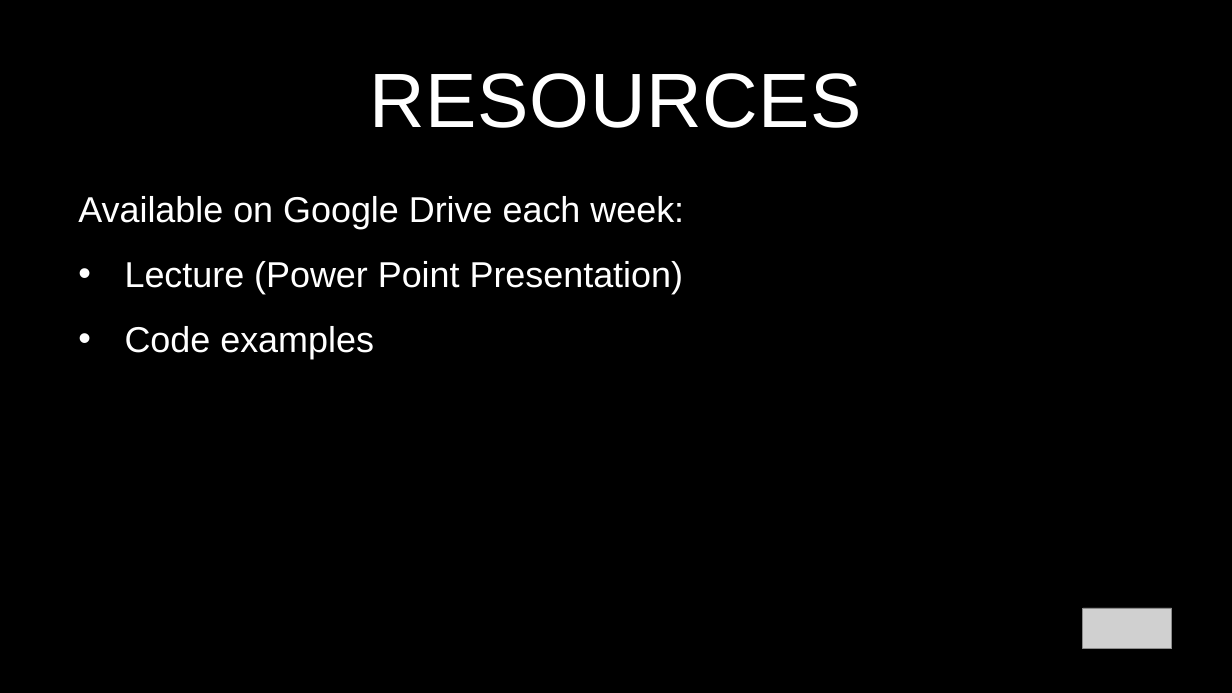
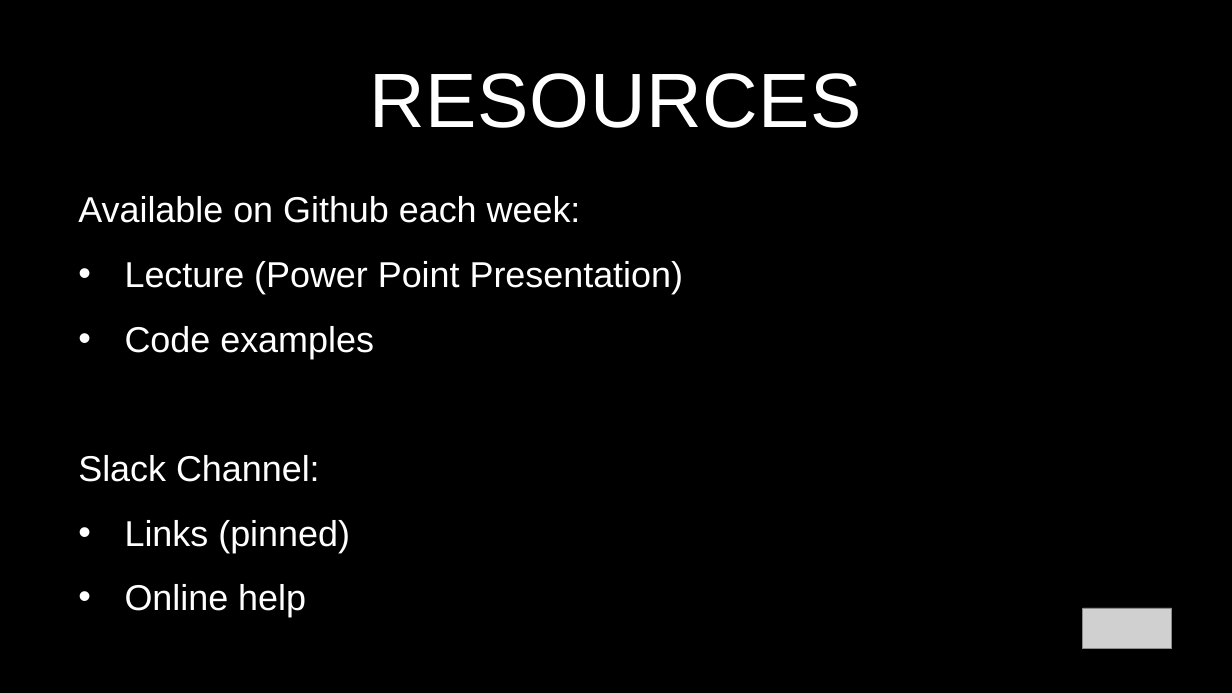
Before and after one commit to glenelkins/front-end-workshop, a slide deck: slide 3 of FEWorkshop-Week1.pptx. Drawn at 1232x693 pixels with LibreOffice and Linux fonts; fonts in the diff are those of the drawing; grey boxes stand for pictures. Boxes give left, top, right and bottom in pixels: in the first picture for what was removed or moved away, otherwise in the second. Text is boxed around its words. In the diff, an @@ line names an element or a change of style, - is before the commit and + after.

Commit message:
Tweaked PPT.

```diff
--- a/FEWorkshop-Week1.pptx
+++ b/FEWorkshop-Week1.pptx
@@ text at [78,196,581,223]: text changed @@
-Available on Google Drive each week:
+Available on Github each week:
@@ text at [78,455,350,617]: paragraphs added @@
+Slack Channel:
+• Links (pinned)
+• Online help
```
